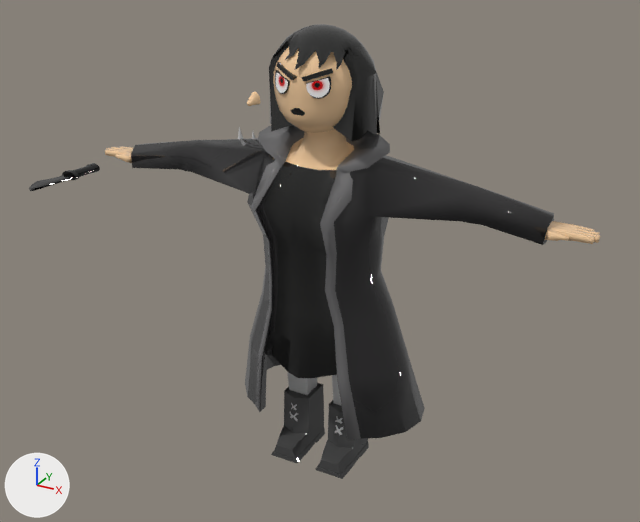
One commit to the FBX model Assets/Models/New Models/Gothekins.fbx: the scene before it, then after it.
Both versions are drawn from a camera (50 mm lens) standing at (2.2, -4.14, 3.34) and looking at (0.0, -0.14, 1.34). The lights are fixed; the arrows at lower left show +X, +Y and +Z. The picture after the commit comes second. Where no turn or scale is listed for an object, it has been applied to the vertices. Vertices at exactly the same position are counted once.
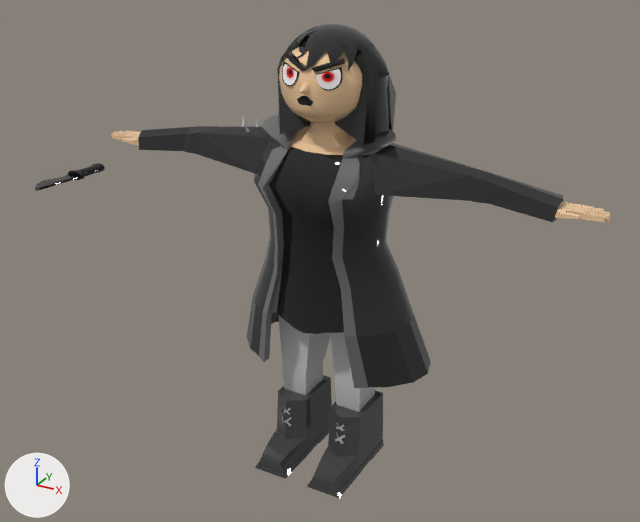
Where the newer file only moved an object's origin or applied its transform, the numbers keep the older frame.

Where the change shows, as pixel boxes [x1, y1, x2, y2] in the pictures (640 x 522 px; the box of a moved part takes in the faces that stretch with it):
'Cylinder001', reshaped, moved, rescaled, turned: before [105, 47, 600, 440]; after [111, 47, 611, 498]
'hair', reshaped: before [269, 24, 384, 141]; after [277, 24, 396, 145]
'Object003', deleted: before [271, 372, 369, 479]
'Cylinder005', moved, turned: before [29, 163, 100, 191]; after [35, 163, 105, 191]
'Cylinder003', reshaped: before [306, 76, 331, 99]; after [316, 67, 342, 91]
'Cone001', moved: before [246, 92, 260, 106]; after [299, 82, 310, 93]
part 1 of me_mesh_004, deleted: before [306, 76, 331, 99]
part 2 of me_mesh_004, added: after [316, 67, 342, 91]
part 4 of me_mesh_006, added: after [255, 375, 332, 479]
part 5 of me_mesh_006, added: after [307, 391, 384, 498]
part 6 of me_mesh_006, added: after [330, 332, 375, 412]
part 7 of me_mesh_006, added: after [278, 316, 331, 395]
part 8 of me_mesh_006, moved or reshaped: before [105, 141, 188, 170]; after [111, 127, 191, 151]
part 9 of me_mesh_006, surface changed: before [105, 50, 600, 440]; after [111, 50, 610, 388]

The change in detail:
me_mesh_006 is used by ob_cylinder001; location (-0.036, -0.018, 0.825); rotation (0.00263, 0.0, 0.0), in degrees (0.2, 0, 0); scale (0.0254, 0.0254, 0.0254).
me_mesh_006 had 1352 vertices, 2622 faces and spanned x -59.6..59.6, y -16.1..20.6, z -19.7..69.4.
me_mesh_006 now has 1700 vertices, 3302 faces and spans x -58.4..59.6, y -18.4..20.6, z -49.9..69.4.
me_mesh_006 part 4: a new loose piece of 148 vertices spanning x -10.9..-2.1, y -18.2..7.1, z -49.9..-31.1, in mat_material__0 (picture img_gothekins_tex_png).
me_mesh_006 part 5: a new loose piece of 144 vertices spanning x 3.4..12.2, y -18.4..6.9, z -49.9..-31.1, in mat_material__0 (picture img_gothekins_tex_png).
me_mesh_006 part 6: a new loose piece of 28 vertices spanning x 2.7..11.8, y -5.8..12.6, z -37.5..-1.8, in mat_material__0 (picture img_gothekins_tex_png).
me_mesh_006 part 7: a new loose piece of 28 vertices spanning x -10.8..-1.5, y -5.6..12.8, z -37.5..-1.8, in mat_material__0 (picture img_gothekins_tex_png).
me_mesh_006 part 8: 102 vertices moved from x -59.6..-49.4, y -5.5..2.7, z 33.3..39.0 to x -58.4..-48.1, y -5.5..2.7, z 33.3..39.0; 6 vertices removed from x -54.5..-49.9, y -5.4..0.7, z 35.0..37.0; 6 vertices added at x -53.2..-48.3, y -5.3..1.3, z 35.0..37.0.
me_mesh_006 part 9: 1478 kept faces spanning x -58.4..59.6, y -16.1..20.6, z -19.7..69.4 get new texture (UV) coordinates.
me_mesh_006 gains material mat_material__0.
me_mesh_006 gains material mat_material__0.
me_mesh_004 is used by ob_cylinder003; location (0.074, -0.289, 2.353); rotation (3.06, -0.163, 0.48), in degrees (175, -9.3, 28); scale (-0.0104, -0.00552, -0.0104).
me_mesh_004 had 68 vertices, 116 faces and spanned x -6.45..5.65, y -1.53..1.69, z -4.72..4.95.
me_mesh_004 now has 68 vertices, 116 faces and spans x -12.19..0.57, y 9.96..13.35, z -2.57..7.63.
me_mesh_004 part 1: 68 vertices removed from x -6.45..5.65, y -1.53..1.69, z -4.72..4.95.
me_mesh_004 part 2: 68 vertices added at x -12.19..0.57, y 9.96..13.35, z -2.57..7.63.
me_mesh_005 is used by ob_hair; location (-0.021, -0.04, 2.338).
me_mesh_005 had 280 vertices, 555 faces and spanned x -0.382..0.32, y -0.289..0.373, z -0.298..0.286.
me_mesh_005 now has 280 vertices, 555 faces and spans x -0.391..0.349, y -0.208..0.489, z -0.34..0.278.
me_mesh_005 part 3: 280 vertices removed from x -0.382..0.32, y -0.289..0.373, z -0.298..0.286; 280 vertices added at x -0.391..0.349, y -0.208..0.489, z -0.34..0.278.
Object 'Object003' (ob_object003) is deleted.
Object 'Cylinder005' (ob_cylinder005) moves from (-1.462, -0.39, 1.712) to (-1.443, -0.368, 1.711).
Object 'Cylinder005' (ob_cylinder005) turns from (-87, -3.3, 179) to (-87, -3.3, 179) degrees about x, y and z.
Object 'Cylinder001' (ob_cylinder001) turns from (0.2, 0, 0) to (0, 0, 0) degrees about x, y and z.
Object 'Cylinder001' (ob_cylinder001) moves from (-0.036, -0.018, 0.825) to (-0.033, 0.029, 1.061).
Object 'Cylinder001' (ob_cylinder001) is rescaled from (0.0254, 0.0254, 0.0254) to (0.0258, 0.0237, 0.0214).
Object 'Cone001' (ob_cone001) moves from (-0.112, -0.581, 2.336) to (-0.024, -0.228, 2.335).
